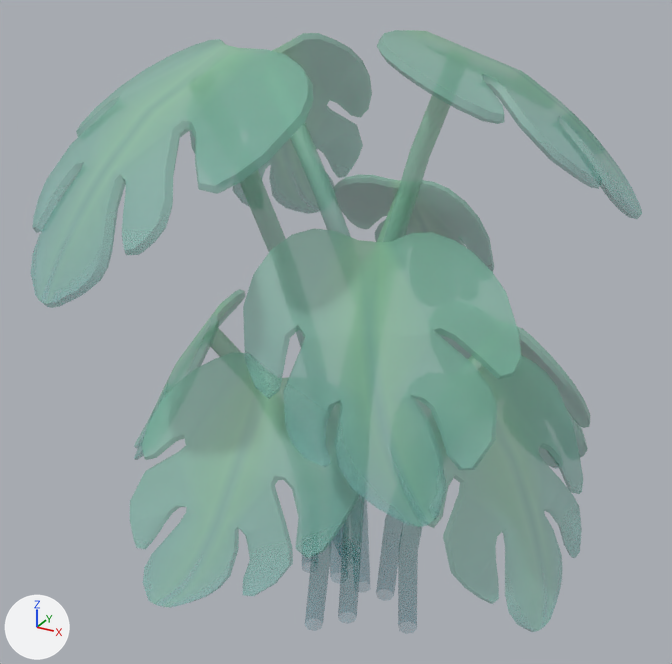
Before and after pictures for a commit that changed the FBX model Assets/Models/Tiny Treats plants/monstera_plant_large.fbx.
Before and after are seen from a 50 mm lens placed at (1.88, -3.65, 3.31), pointed at (-0.17, 0.07, 1.45). Every picture has the same lights, and +X, +Y and +Z are marked at lower left. Objects named as collision shapes, trigger or cutter boxes, shadow casters or lower levels of detail are left out. Where no turn or scale is listed for an object, it has been applied to the vertices.

The first picture shows 'monstera_plant_large'.
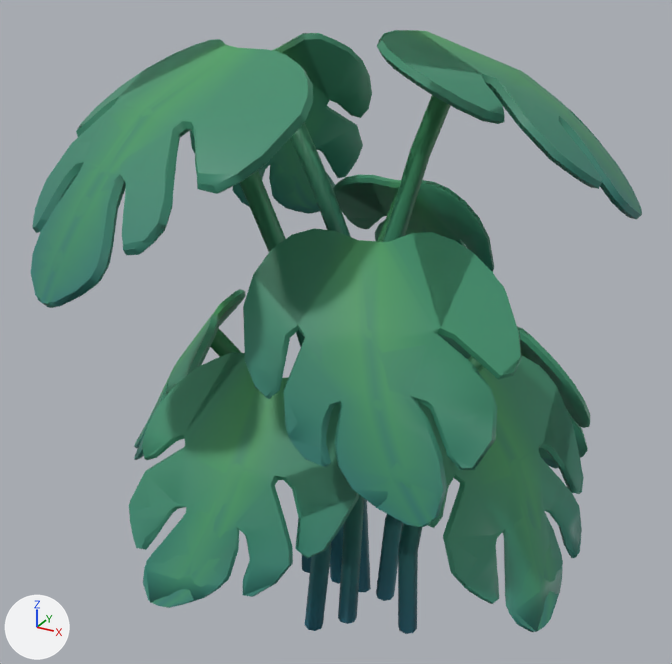
Changed parts and their boxes (x1, y1, x2, y2) in the pictures (672 x 664 px):
'monstera_plant_large', surface changed: (31, 30, 642, 634) in both
'monstera_plant_large_LOD1', added (green): after (31, 30, 642, 634)

Diff of the bpy script that builds the scene:
```diff
--- a/Assets/Models/Tiny Treats plants/monstera_plant_large.fbx.py
+++ b/Assets/Models/Tiny Treats plants/monstera_plant_large.fbx.py
@@ img_tiny_treats_texture_1_png @@
-img_tiny_treats_texture_1_png = load_image('tiny_treats_texture_1.png', 'tiny_treats_texture_1.png', 1024, 1024, 'Non-Color')
+img_tiny_treats_texture_1_png = load_image('tiny_treats_texture_1.png', 'tiny_treats_texture_1.png', 1024, 1024, 'sRGB')
@@ mat_tiny_treats_1 @@
 n0 = _N.new('ShaderNodeBsdfPrincipled'); n0.name = 'Principled BSDF'
 n2 = _N.new('ShaderNodeTexImage'); n2.name = 'Image Texture'
 n2.image = img_tiny_treats_texture_1_png
-n3 = _N.new('ShaderNodeTexImage'); n3.name = 'Image Texture.001'
-n3.image = img_tiny_treats_texture_1_png
 _L.new(n2.outputs[0], n0.inputs[0])  # 'Color' to 'Base Color'
-_L.new(n3.outputs[0], n0.inputs[4])  # 'Color' to 'Alpha'
 _L.new(n0.outputs[0], n1.inputs[0])  # 'BSDF' to 'Surface'
+_L.new(n2.outputs[1], n0.inputs[4])  # 'Alpha' to 'Alpha'
@@ me_monstera_plant_large_001 @@
+me_monstera_plant_large_001.from_pydata(...)  # 1772 vertices, 2099 faces; spans x -1.4..1.19, y -1.31..1.48, z -0.08..2.88
+me_monstera_plant_large_001.materials.append(mat_tiny_treats_1)  # picture img_tiny_treats_texture_1_png
@@ ob_monstera_plant_large_lod1 @@
+ob_monstera_plant_large_lod1 = bpy.data.objects.new('monstera_plant_large_LOD1', me_monstera_plant_large_001)
+ob_monstera_plant_large_lod1.location = (0.0, 0.0, 0.0)
```
